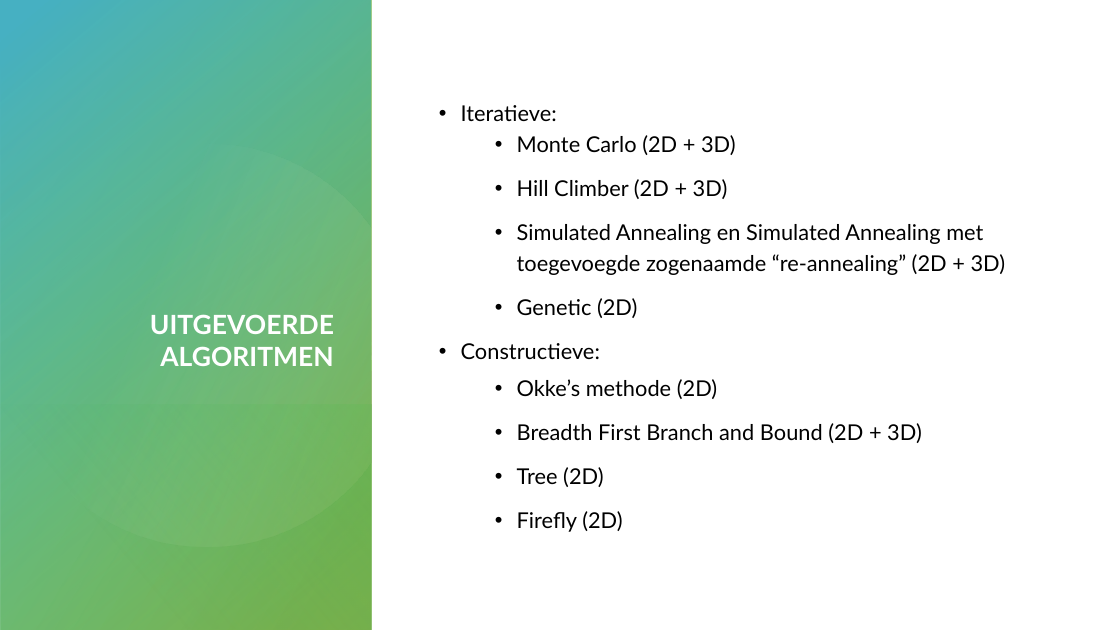
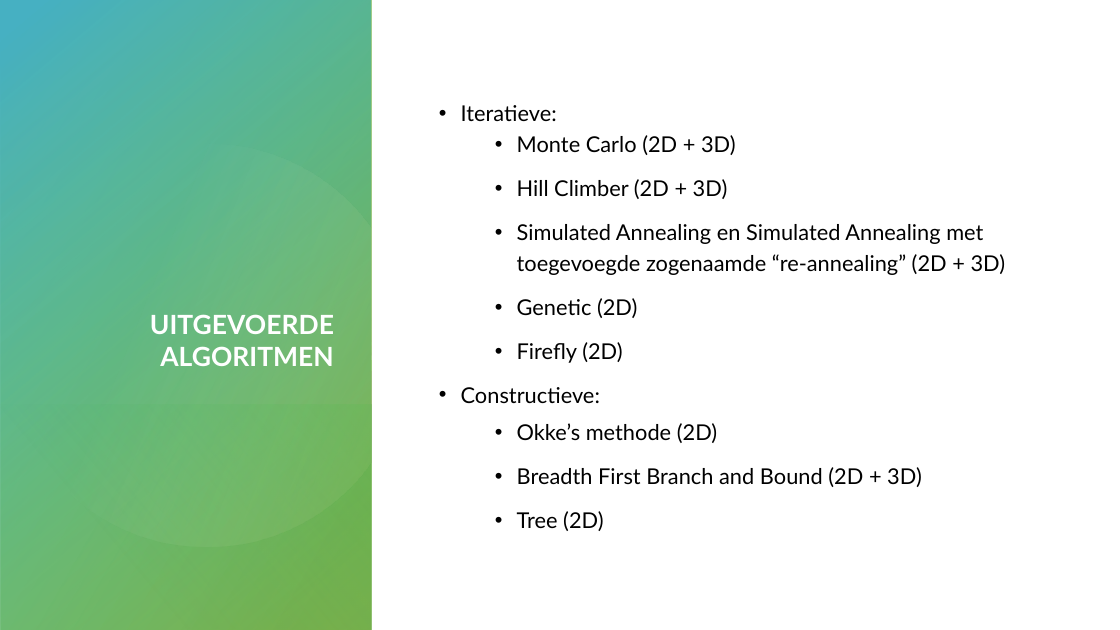
Before and after one commit to 10639780/proti, a slide deck: slide 4 of presentatie/finalpresentatie.pptx. Drawn at 1120x630 pixels with LibreOffice and Linux fonts; fonts in the diff are those of the drawing. Boxes give left, top, right and bottom in pixels: in the first picture for what was removed or moved away, otherwise in the second. Text is boxed around its words. In the diff, an @@ line names an element or a change of style, - is before the commit and + after.

```diff
--- a/presentatie/finalpresentatie.pptx
+++ b/presentatie/finalpresentatie.pptx
@@ text at (517,342,622,363): paragraph added @@
+  • Firefly (2D)
@@ text at (517,511,622,532): paragraph removed @@
-  • Firefly (2D)
```
Also in this commit, not shown: 1 other slide changed.
